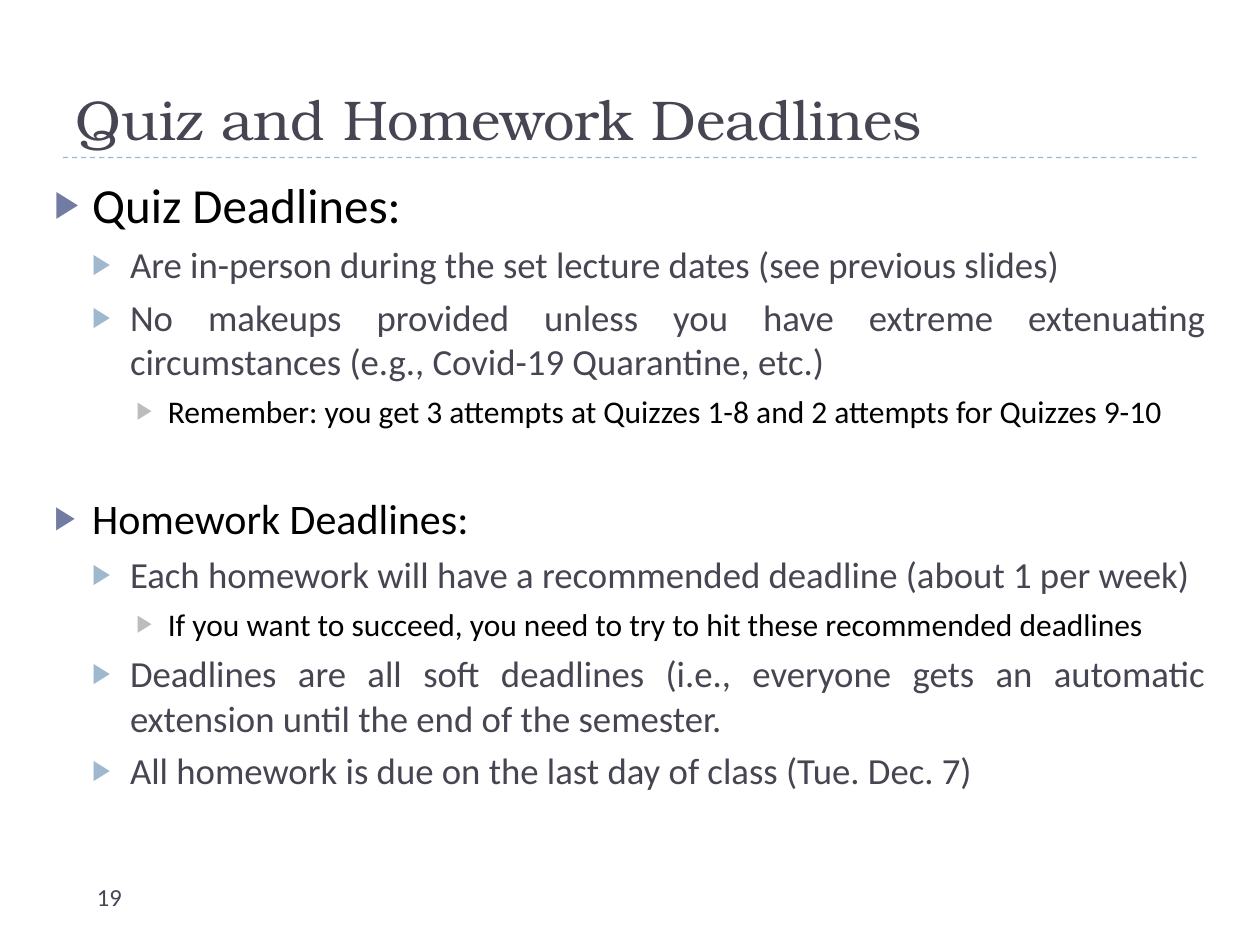
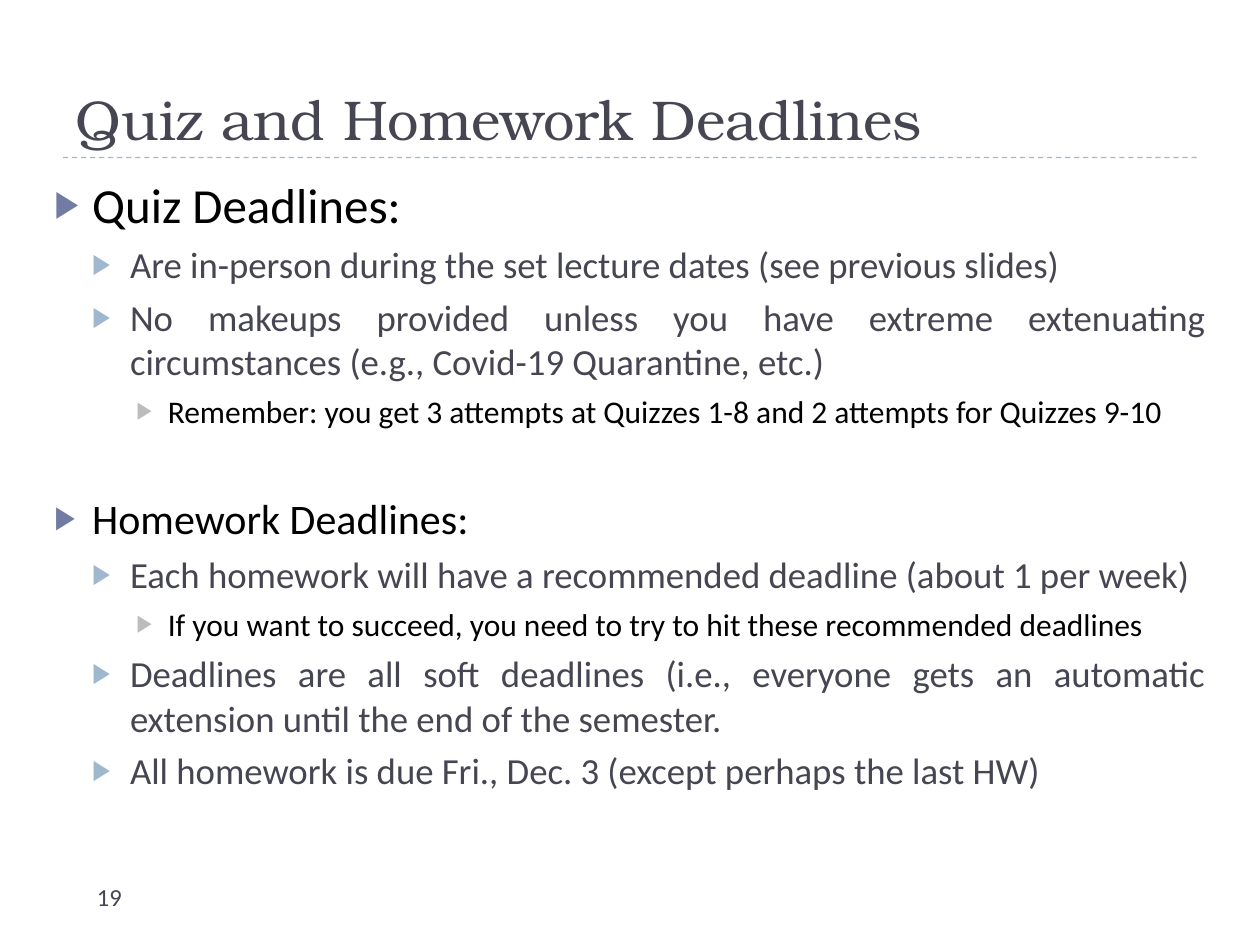
Before and after one commit to uva-cs/cs4102-f21, a slide deck: slide 19 of slides/courseintroduction.pptx. Drawn at 1260x945 pixels with LibreOffice and Linux fonts; fonts in the diff are those of the drawing. Boxes give left, top, right and bottom in pixels: in the first picture for what was removed or moved away, otherwise in the second. Text is boxed around its words. In the diff, an @@ line names an element or a change of style, - is before the commit and + after.

```diff
--- a/slides/courseintroduction.pptx
+++ b/slides/courseintroduction.pptx
@@ text at box(130, 757, 1040, 790): text changed @@
-  ▶ All homework is due on the last day of class (Tue. Dec. 7)
+  ▶ All homework is due Fri., Dec. 3 (except perhaps the last HW)
```
Also in this commit, not shown: 9 other slides changed, 2 slides added, 3 other files.
